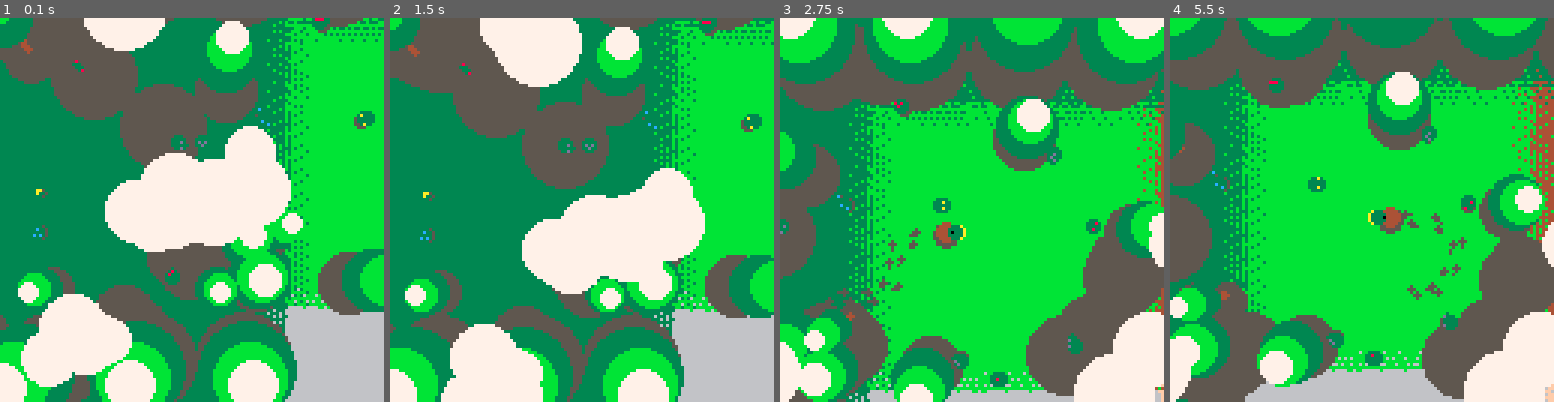
Above: before the commit, frames 1-4 (left to right).
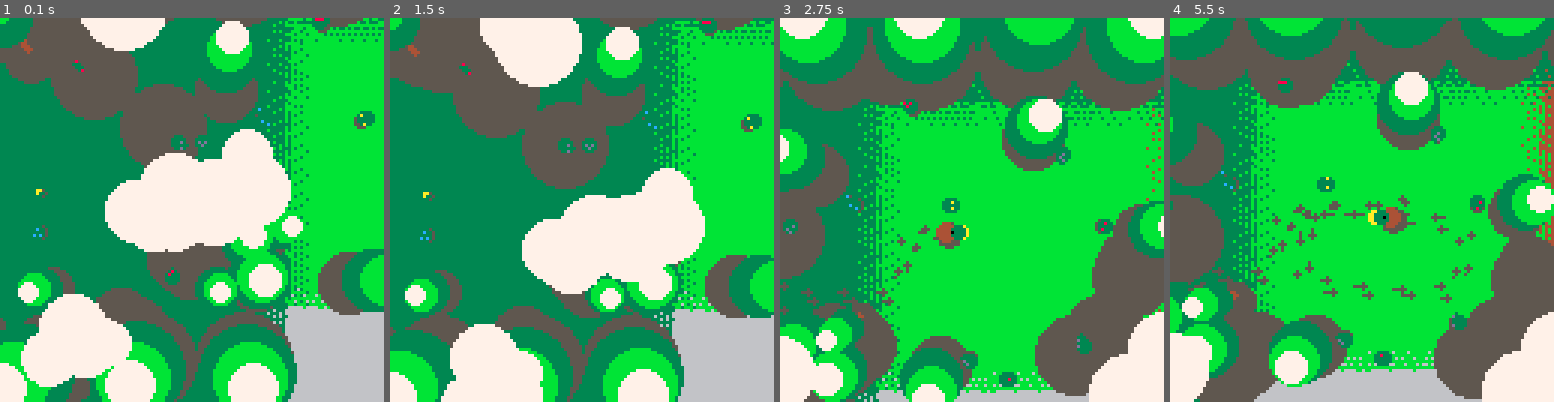
Above: after the commit, the same moments.

Repository: seleb/DuckDuckOnTheLoose
Game: PICO-8 cartridge forest.p8
Same seed, same stepped clock (60 frames per second), same inputs: the game is played once before the commit and once after it.
Inputs:
- Up to frame 1 (0.1 s): no input
- Up to frame 2 (1.5 s): tap X (X key) at 0.33, 1.07 s; tap O (Z key) at 0.7 s
- Up to frame 3 (2.75 s): hold Right 1.6-2.1 s; tap O (Z key) at 1.7, 2.1, 2.5 s; tap X (X key) at 1.85 s; hold Up 2.15-2.42 s; hold Right from 2.47 s (still down)
- Up to frame 4 (5.5 s): tap O (Z key) every 0.4 s from 2.9 to 5.3 s; tap X (X key) at 2.97, 4.08, 5.2 s; release Right at 3.03 s; hold Left 3.08-3.58 s; hold Down 3.63-3.97 s; hold Right 4.02-4.68 s; hold Up 4.73-5.03 s; hold Left from 5.08 s (still down)

The runs differ from the first frame. In frame 1, 1.0% of the frame differs, in the area x 0-79%, y 0-100%; in frame 2, 0.5%; in frame 3, 24%; in frame 4, 24%, in the area x 0-100%, y 0-100%.

Commit message:
footprints update
-no time-based removal
-uses manhattan distance to avoid overflow bug

Diff:
--- a/forest.p8
+++ b/forest.p8
@@ -138,7 +138,7 @@
  p.a=0
  p.a_o=0
  p.stride_w=4
- p.stride_l=8
+ p.stride_l=12
  p.stride_alt=false
  p.height=4
 
@@ -159,8 +159,8 @@
 
 
  footprints={
-  {p.p[1],p.p[2]+p.stride_w},
-  {p.p[1],p.p[2]-p.stride_w}
+  {p.p[1],p.p[2]+p.stride_w,p.p[1],p.p[2]+p.stride_w},
+  {p.p[1],p.p[2]-p.stride_w,p.p[1],p.p[2]-p.stride_w}
  }
  footprints.max=64
  footprints.remove_delay=0.25
@@ -391,6 +391,11 @@
  pcell=v_sub(pcell,cell)
 
  p.cell=cells.a[pcell[1]][pcell[2]]
+
+ update_footprints()
+end
+
+function update_footprints()
  if btn() > 0 then
   if stat(16) != p.cell.biome.foot_sfx then
    sfx(p.cell.biome.foot_sfx,0)
@@ -400,35 +405,29 @@
  end
 
  if p.cell.biome.footprints then
- -- footprints
- local fa=p.a
- if p.stride_alt then
-  fa+=0.5
- end
- local fw=p.stride_w*(1-p.cur_speed/p.max_speed*0.8)*(1-abs(p.a-p.a_o))
- local fl=p.stride_l*(0.5+p.cur_speed/p.max_speed*0.5)
- local fp={
-  p.p[1]+fw*cos(fa+0.25),
-  p.p[2]+fw*sin(fa+0.25)
- }
-
- if v_dist(fp,footprints[#footprints-1]) > fl then
-  -- add footprints
-  -- (actually just recycle existing ones)
-  for i=1,footprints.max-1 do
-   footprints[i]=footprints[i+1]
-  end
-  footprints[footprints.max]=fp
-  p.stride_alt = not p.stride_alt
- elseif time() > footprints.remove_last+footprints.remove_delay then
- end
-  -- remove footprints by delay
-  for i=1,footprints.max-3,2 do
-   footprints[i]=footprints[i+2]
-   footprints[i+1]=footprints[i+3]
-  end
-
-  footprints.remove_last=time()
+  -- footprints
+  local fa=p.a
+  if p.stride_alt then
+   fa+=0.5
+  end
+  local fw=p.stride_w*(1-p.cur_speed/p.max_speed*0.8)*(1-abs(p.a-p.a_o))
+  local fl=p.stride_l*(0.5+p.cur_speed/p.max_speed*0.5)
+  local fp={
+   p.p[1]+fw*cos(fa+0.25),
+   p.p[2]+fw*sin(fa+0.25)
+  }
+  fp[3]=fp[1]-p.v[1]
+  fp[4]=fp[2]-p.v[2]
+
+  if v_distm(fp,footprints[footprints.max-1]) > fl then
+   -- add footprints
+   -- (actually just recycle existing ones)
+   for i=1,footprints.max-1 do
+    footprints[i]=footprints[i+1]
+   end
+   footprints[footprints.max]=fp
+   p.stride_alt = not p.stride_alt
+  end
  end
 end
 
@@ -620,17 +619,15 @@
 
 function draw_footprints()
  color(5)
- for f=4,#footprints,2 do
-  local f3=footprints[f-1]
-  local f4=footprints[f]
-  local f1=v_lerp(f3,footprints[f-3],0.25)
-  local f2=v_lerp(f4,footprints[f-2],0.25)
-
-  line(f1[1],f1[2],f3[1],f3[2])
-  line(f2[1],f2[2],f4[1],f4[2])
-
-  circfill(f3[1],f3[2],1)
-  circfill(f4[1],f4[2],1)
+ for f=2,#footprints,2 do
+  local f1=footprints[f-1]
+  local f2=footprints[f]
+
+  line(f1[1],f1[2],f1[3],f1[4])
+  line(f2[1],f2[2],f2[3],f2[4])
+
+  circfill(f1[1],f1[2],1)
+  circfill(f2[1],f2[2],1)
  end
 end
 
@@ -821,6 +818,8 @@
  line(p.p[1],p.p[2],
  p.p[1]+p.r*cos(p.a),
  p.p[2]+p.r*sin(p.a))
+
+ print_ol(p.cell.c,p.p[1]+3,p.p[2]+3,0,7)
 
 
 
